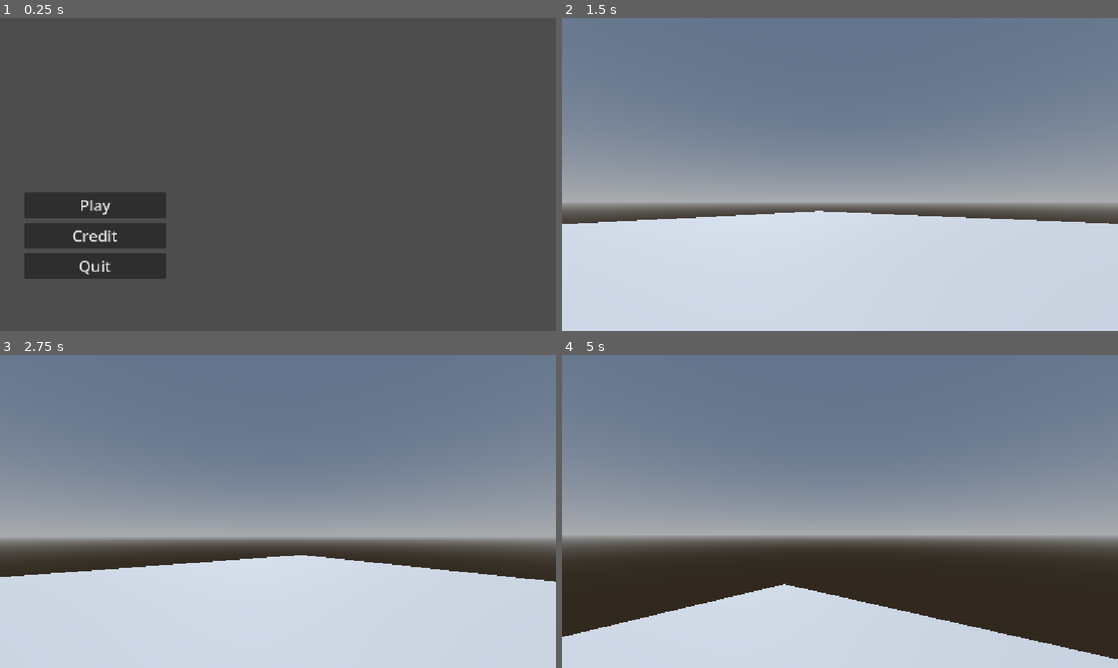
Above: before the commit, frames 1-4 (two rows, left to right).
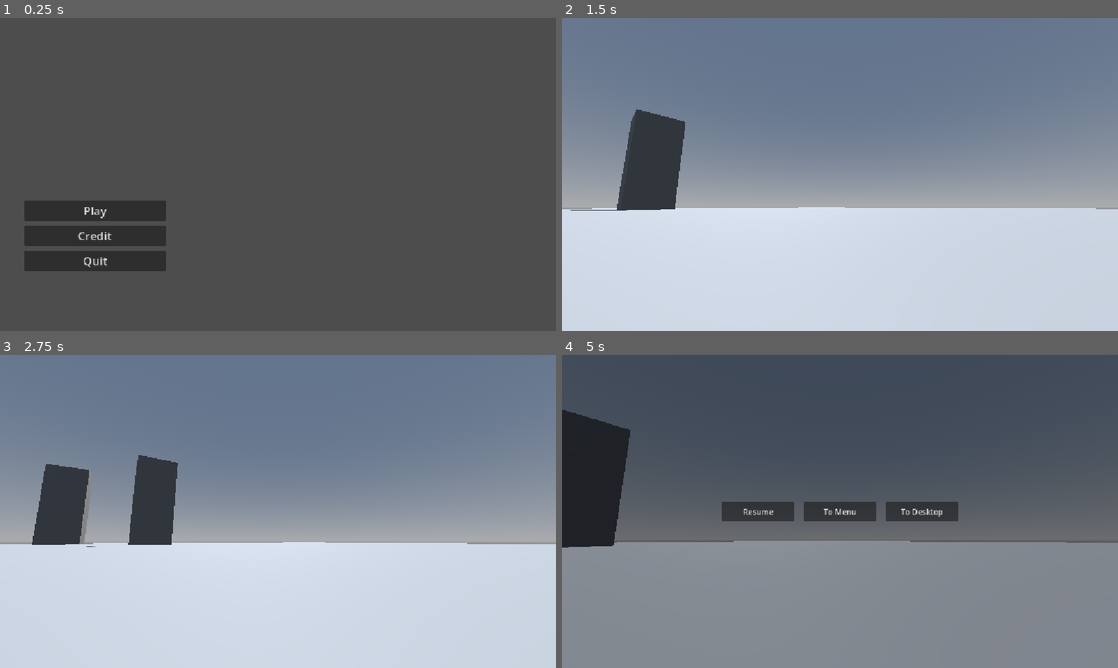
Above: after the commit, the same moments.

Repository: DwarfZtX/Low-Effort-Game-Jam
Game: Godot game, scene res://Menus/menu_princ/menu_princ.tscn
Same seed, same stepped clock (60 frames per second), same inputs: the game is played once before the commit and once after it.
Inputs (mouse positions are in pixels of both pictures, inside the frame that each line leads up to):
- Up to frame 1 (0.25 s): no input
- Up to frame 2 (1.5 s): click "Play" at 0.5 s; tap Enter at 1.25 s; move the mouse to (867, 174) at 1.27 s; hold W (haut) from 1.28 s (still down); hold Shift (sprint) from 1.28 s (still down)
- Up to frame 3 (2.75 s): keep holding W (haut); tap Space (saut) at 1.52, 2.27 s; move the mouse to (250, 511) at 2.02 s; release Shift (sprint) at 2.03 s; tap Shift (sprint) at 2.1 s
- Up to frame 4 (5 s): keep holding W (haut); move the mouse to (851, 505) at 2.77 s; hold Shift (sprint) 2.78-3.53 s; move the mouse to (834, 517) at 3.52 s; tap Shift (sprint) at 3.6 s; tap Space (saut) at 3.77, 4.52 s; move the mouse to (878, 514) at 4.27 s; hold Shift (sprint) from 4.28 s (still down); tap Escape (echap, bound only after the commit) at 4.9 s

The runs differ from the first frame. In frame 1, 2.4% of the frame differs, in the area x 4-30%, y 56-84%; in frame 2, 7.4%; in frame 3, 13%; in frame 4, 99%, in the area x 0-100%, y 0-100%.

Commit message:
Bordel
Signed-off-by: Hugo <Hugo.Joubat.Etu@univ-lemans.fr>

Diff:
--- a/Godot/low-effort-game-jam/Game.gd
+++ b/Godot/low-effort-game-jam/Game.gd
@@ -1,11 +1,11 @@
 extends Node
 
-
-# Called when the node enters the scene tree for the first time.
-func _ready() -> void:
-	pass # Replace with function body.
+@export var CrouskiDollars : int = 50
 
 
-# Called every frame. 'delta' is the elapsed time since the previous frame.
-func _process(delta: float) -> void:
-	pass
+
+
+
+
+func reset_game_var():
+	CrouskiDollars = 50
--- a/Godot/low-effort-game-jam/Global.gd
+++ b/Godot/low-effort-game-jam/Global.gd
@@ -2,3 +2,10 @@
 
 
 @export var scene_to_load : String
+
+
+@export var sensibility = 20
+
+@export var sfx_sound_level = 100
+@export var music_sound_level = 100
+@export var voice_sound_level = 100
--- /dev/null
+++ b/Godot/low-effort-game-jam/Menus/menu_pause/menu_pause.gd
@@ -0,0 +1,28 @@
+extends Control
+
+
+# Called every frame. 'delta' is the elapsed time since the previous frame.
+func _process(delta: float) -> void:
+	if Input.is_action_just_pressed("echap"):
+		if visible:
+			_on_b_resume_pressed()
+		else:
+			visible = true
+			get_tree().paused = true
+			Input.mouse_mode = Input.MOUSE_MODE_CONFINED
+
+
+func _on_b_resume_pressed() -> void:
+	get_tree().paused = false
+	Input.mouse_mode = Input.MOUSE_MODE_CAPTURED
+	visible = false
+
+
+func _on_b_menu_pressed() -> void:
+	get_tree().paused = false
+	Global.scene_to_load = "res://Menus/menu_princ/menu_princ.tscn"
+	get_tree().change_scene_to_file("res://Menus/menu_chargement/menu_chargement.tscn")
+
+
+func _on_b_desktop_pressed() -> void:
+	get_tree().quit()
--- a/Godot/low-effort-game-jam/Menus/menu_pause/menu_pause.tscn
+++ b/Godot/low-effort-game-jam/Menus/menu_pause/menu_pause.tscn
@@ -1,9 +1,64 @@
 [gd_scene format=3 uid="uid://3dno4ib2sbb4"]
 
+[ext_resource type="Script" uid="uid://trmjwk5n12h1" path="res://Menus/menu_pause/menu_pause.gd" id="1_sbr65"]
+
 [node name="menu_pause" type="Control" unique_id=502197408]
+process_mode = 3
 layout_mode = 3
 anchors_preset = 15
 anchor_right = 1.0
 anchor_bottom = 1.0
 grow_horizontal = 2
 grow_vertical = 2
+mouse_filter = 2
+script = ExtResource("1_sbr65")
+
+[node name="ColorRect" type="ColorRect" parent="." unique_id=122692521]
+layout_mode = 1
+anchors_preset = 15
+anchor_right = 1.0
+anchor_bottom = 1.0
+grow_horizontal = 2
+grow_vertical = 2
+color = Color(0, 0, 0, 0.36862746)
+
+[node name="PanelContainer" type="PanelContainer" parent="." unique_id=1166266021]
+self_modulate = Color(1, 1, 1, 0)
+layout_mode = 1
+anchors_preset = 8
+anchor_left = 0.5
+anchor_top = 0.5
+anchor_right = 0.5
+anchor_bottom = 0.5
+offset_left = -20.0
+offset_top = -20.0
+offset_right = 20.0
+offset_bottom = 20.0
+grow_horizontal = 2
+grow_vertical = 2
+
+[node name="MarginContainer" type="MarginContainer" parent="PanelContainer" unique_id=1785596846]
+layout_mode = 2
+
+[node name="VBoxContainer" type="HBoxContainer" parent="PanelContainer/MarginContainer" unique_id=1272752638]
+layout_mode = 2
+theme_override_constants/separation = 20
+
+[node name="B_resume" type="Button" parent="PanelContainer/MarginContainer/VBoxContainer" unique_id=1494193738]
+custom_minimum_size = Vector2(150, 0)
+layout_mode = 2
+text = "Resume"
+
+[node name="B_menu" type="Button" parent="PanelContainer/MarginContainer/VBoxContainer" unique_id=1167737220]
+custom_minimum_size = Vector2(150, 0)
+layout_mode = 2
+text = "To Menu"
+
+[node name="B_desktop" type="Button" parent="PanelContainer/MarginContainer/VBoxContainer" unique_id=1056895371]
+custom_minimum_size = Vector2(150, 0)
+layout_mode = 2
+text = "To Desktop"
+
+[connection signal="pressed" from="PanelContainer/MarginContainer/VBoxContainer/B_resume" to="." method="_on_b_resume_pressed"]
+[connection signal="pressed" from="PanelContainer/MarginContainer/VBoxContainer/B_menu" to="." method="_on_b_menu_pressed"]
+[connection signal="pressed" from="PanelContainer/MarginContainer/VBoxContainer/B_desktop" to="." method="_on_b_desktop_pressed"]
--- a/Godot/low-effort-game-jam/Menus/menu_princ/menu_princ.gd
+++ b/Godot/low-effort-game-jam/Menus/menu_princ/menu_princ.gd
@@ -10,6 +10,7 @@
 
 
 func _on_b_play_pressed() -> void:
+	Game.reset_game_var()
 	Global.scene_to_load = "res://World/world.tscn"
 	get_tree().change_scene_to_file("res://Menus/menu_chargement/menu_chargement.tscn")
 
--- a/Godot/low-effort-game-jam/Menus/menu_princ/menu_princ.tscn
+++ b/Godot/low-effort-game-jam/Menus/menu_princ/menu_princ.tscn
@@ -40,17 +40,17 @@
 
 [node name="B_Play" type="Button" parent="BPrinc/PanelContainer/MarginContainer/VBoxContainer" unique_id=659637381]
 layout_mode = 2
-theme_override_font_sizes/font_size = 32
+theme_override_font_sizes/font_size = 24
 text = "Play"
 
 [node name="B_Credit" type="Button" parent="BPrinc/PanelContainer/MarginContainer/VBoxContainer" unique_id=970504520]
 layout_mode = 2
-theme_override_font_sizes/font_size = 32
+theme_override_font_sizes/font_size = 24
 text = "Credit"
 
 [node name="B_Quit" type="Button" parent="BPrinc/PanelContainer/MarginContainer/VBoxContainer" unique_id=1054298462]
 layout_mode = 2
-theme_override_font_sizes/font_size = 32
+theme_override_font_sizes/font_size = 24
 text = "Quit"
 
 [connection signal="pressed" from="BPrinc/PanelContainer/MarginContainer/VBoxContainer/B_Play" to="." method="_on_b_play_pressed"]
--- /dev/null
+++ b/Godot/low-effort-game-jam/Misc/colis/colis.tscn
@@ -0,0 +1,5 @@
+[gd_scene format=3 uid="uid://cm3yp16hp74vx"]
+
+[node name="colis" type="RigidBody3D" unique_id=1283739231]
+
+[node name="CollisionShape3D" type="CollisionShape3D" parent="." unique_id=6917194]
--- /dev/null
+++ b/Godot/low-effort-game-jam/Misc/zoneLivraisons/zone_livraison.tscn
@@ -0,0 +1,26 @@
+[gd_scene format=3 uid="uid://cmwuus46u2ts4"]
+
+[sub_resource type="BoxShape3D" id="BoxShape3D_btcbx"]
+size = Vector3(4, 4, 4)
+
+[sub_resource type="StandardMaterial3D" id="StandardMaterial3D_5sik0"]
+transparency = 1
+albedo_color = Color(1, 0, 0, 0.23529412)
+
+[sub_resource type="BoxMesh" id="BoxMesh_g4ymw"]
+material = SubResource("StandardMaterial3D_5sik0")
+size = Vector3(4, 4, 4)
+
+[node name="ZoneLivraison" type="Node3D" unique_id=1679531146]
+
+[node name="Area3D" type="Area3D" parent="." unique_id=500676036]
+collision_layer = 2
+collision_mask = 2
+
+[node name="CollisionShape3D" type="CollisionShape3D" parent="Area3D" unique_id=1602119297]
+transform = Transform3D(1, 0, 0, 0, 1, 0, 0, 0, 1, 0, 2, 0)
+shape = SubResource("BoxShape3D_btcbx")
+
+[node name="MeshInstance3D" type="MeshInstance3D" parent="." unique_id=1545601363]
+transform = Transform3D(1, 0, 0, 0, 1, 0, 0, 0, 1, 0, 2, 0)
+mesh = SubResource("BoxMesh_g4ymw")
--- a/Godot/low-effort-game-jam/Player/player.tscn
+++ b/Godot/low-effort-game-jam/Player/player.tscn
@@ -8,6 +8,8 @@
 [sub_resource type="CapsuleMesh" id="CapsuleMesh_hvfyp"]
 
 [node name="Player" type="CharacterBody3D" unique_id=225424705]
+collision_layer = 2
+collision_mask = 3
 script = ExtResource("1_l8h54")
 
 [node name="head" type="Node3D" parent="." unique_id=883889354]
--- /dev/null
+++ b/Godot/low-effort-game-jam/World/Batiments/Blocking/batiment_blocking.tscn
@@ -0,0 +1,21 @@
+[gd_scene format=3 uid="uid://do0kmkevexs84"]
+
+[sub_resource type="BoxMesh" id="BoxMesh_x83us"]
+size = Vector3(20, 50, 20)
+
+[sub_resource type="ConcavePolygonShape3D" id="ConcavePolygonShape3D_c1mw4"]
+data = PackedVector3Array(-10, 25, 10, 10, 25, 10, -10, -25, 10, 10, 25, 10, 10, -25, 10, -10, -25, 10, 10, 25, -10, -10, 25, -10, 10, -25, -10, -10, 25, -10, -10, -25, -10, 10, -25, -10, 10, 25, 10, 10, 25, -10, 10, -25, 10, 10, 25, -10, 10, -25, -10, 10, -25, 10, -10, 25, -10, -10, 25, 10, -10, -25, -10, -10, 25, 10, -10, -25, 10, -10, -25, -10, 10, 25, 10, -10, 25, 10, 10, 25, -10, -10, 25, 10, -10, 25, -10, 10, 25, -10, -10, -25, 10, 10, -25, 10, -10, -25, -10, 10, -25, 10, 10, -25, -10, -10, -25, -10)
+
+[node name="batimentBlocking" type="Node3D" unique_id=1843426548]
+
+[node name="Meshs" type="Node3D" parent="." unique_id=578560903]
+
+[node name="MeshInstance3D" type="MeshInstance3D" parent="Meshs" unique_id=1119328747]
+transform = Transform3D(1, 0, 0, 0, 1, 0, 0, 0, 1, 0, 25, 0)
+mesh = SubResource("BoxMesh_x83us")
+
+[node name="StaticBody3D" type="StaticBody3D" parent="." unique_id=1533504269]
+
+[node name="CollisionShape3D" type="CollisionShape3D" parent="StaticBody3D" unique_id=1603991837]
+transform = Transform3D(1, 0, 0, 0, 1, 0, 0, 0, 1, 0, 25, 0)
+shape = SubResource("ConcavePolygonShape3D_c1mw4")
--- a/Godot/low-effort-game-jam/World/world.tscn
+++ b/Godot/low-effort-game-jam/World/world.tscn
@@ -1,7 +1,9 @@
 [gd_scene format=3 uid="uid://dhjnet7q1en3m"]
 
 [ext_resource type="PackedScene" uid="uid://d1ue50yc44lyw" path="res://Player/player.tscn" id="1_8a836"]
+[ext_resource type="PackedScene" uid="uid://do0kmkevexs84" path="res://World/Batiments/Blocking/batiment_blocking.tscn" id="2_3f78f"]
 [ext_resource type="PackedScene" uid="uid://dc41x4xxid023" path="res://Player/iu.tscn" id="2_j8job"]
+[ext_resource type="PackedScene" uid="uid://3dno4ib2sbb4" path="res://Menus/menu_pause/menu_pause.tscn" id="3_j8job"]
 
 [sub_resource type="ProceduralSkyMaterial" id="ProceduralSkyMaterial_u1ndb"]
 sky_horizon_color = Color(0.66224277, 0.6717428, 0.6867428, 1)
@@ -27,10 +29,27 @@
 [node name="Player" parent="." unique_id=225424705 instance=ExtResource("1_8a836")]
 transform = Transform3D(1, 0, 0, 0, 1, 0, 0, 0, 1, 0, 2.5665429, 0)
 
+[node name="Environment" type="Node3D" parent="." unique_id=1842560706]
+
+[node name="ground" type="CSGBox3D" parent="Environment" unique_id=2031439698]
+use_collision = true
+size = Vector3(500, 1, 500)
+
+[node name="batiments" type="Node3D" parent="Environment" unique_id=1234651917]
+
+[node name="batimentBlocking" parent="Environment/batiments" unique_id=1843426548 instance=ExtResource("2_3f78f")]
+transform = Transform3D(1, 0, 0, 0, 1, 0, 0, 0, 1, -24, 0, -200)
+
+[node name="batimentBlocking2" parent="Environment/batiments" unique_id=137248992 instance=ExtResource("2_3f78f")]
+transform = Transform3D(1, 0, 0, 0, 1, 0, 0, 0, 1, 21, 0, -150)
+
+[node name="batimentBlocking3" parent="Environment/batiments" unique_id=1439903973 instance=ExtResource("2_3f78f")]
+transform = Transform3D(1, 0, 0, 0, 1, 0, 0, 0, 1, -86, 0, -150)
+
+[node name="batimentBlocking4" parent="Environment/batiments" unique_id=1417485202 instance=ExtResource("2_3f78f")]
+transform = Transform3D(1, 0, 0, 0, 1, 0, 0, 0, 1, -33, 0, -77)
+
 [node name="IU" parent="." unique_id=1924080377 instance=ExtResource("2_j8job")]
 
-[node name="Environment" type="Node3D" parent="." unique_id=1842560706]
-
-[node name="CSGBox3D" type="CSGBox3D" parent="Environment" unique_id=2031439698]
-use_collision = true
-size = Vector3(50, 1, 50)
+[node name="menu_pause" parent="." unique_id=502197408 instance=ExtResource("3_j8job")]
+visible = false
--- a/Godot/low-effort-game-jam/project.godot
+++ b/Godot/low-effort-game-jam/project.godot
@@ -82,6 +82,20 @@
 "events": [Object(InputEventKey,"resource_local_to_scene":false,"resource_name":"","device":-1,"window_id":0,"alt_press …(192 unchanged characters)…
 ]
 }
+echap={
+"deadzone": 0.2,
+"events": [Object(InputEventKey,"resource_local_to_scene":false,"resource_name":"","device":-1,"window_id":0,"alt_pressed":false,"shift_pressed":false,"ctrl_pressed":false,"meta_pressed":false,"pressed":false,"keycode":0,"physical_keycode":4194305,"key_label":0,"unicode":0,"location":0,"echo":false,"script":null)
+]
+}
+
+[layer_names]
+
+3d_physics/layer_1="Base"
+3d_physics/layer_2="Player"
+3d_physics/layer_3="Gang"
+3d_physics/layer_4="Police"
+3d_physics/layer_9="can_take_damage"
+3d_physics/layer_10="interactible"
 
 [physics]
 
Not shown, added: Godot/low-effort-game-jam/Menus/menu_pause/menu_pause.gd.uid
